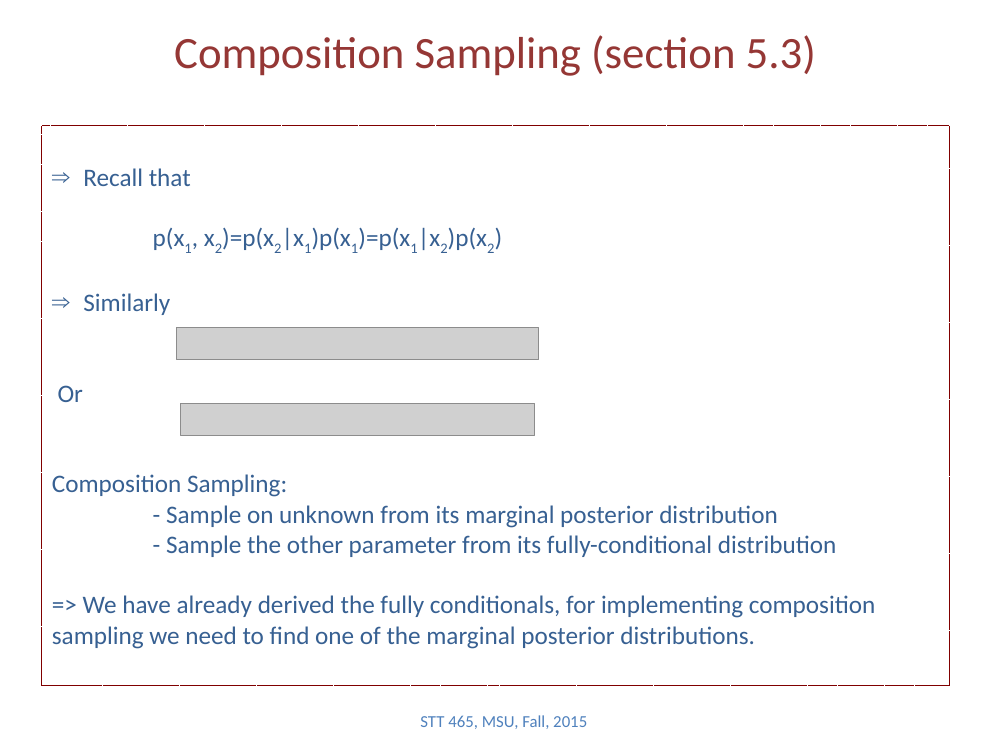
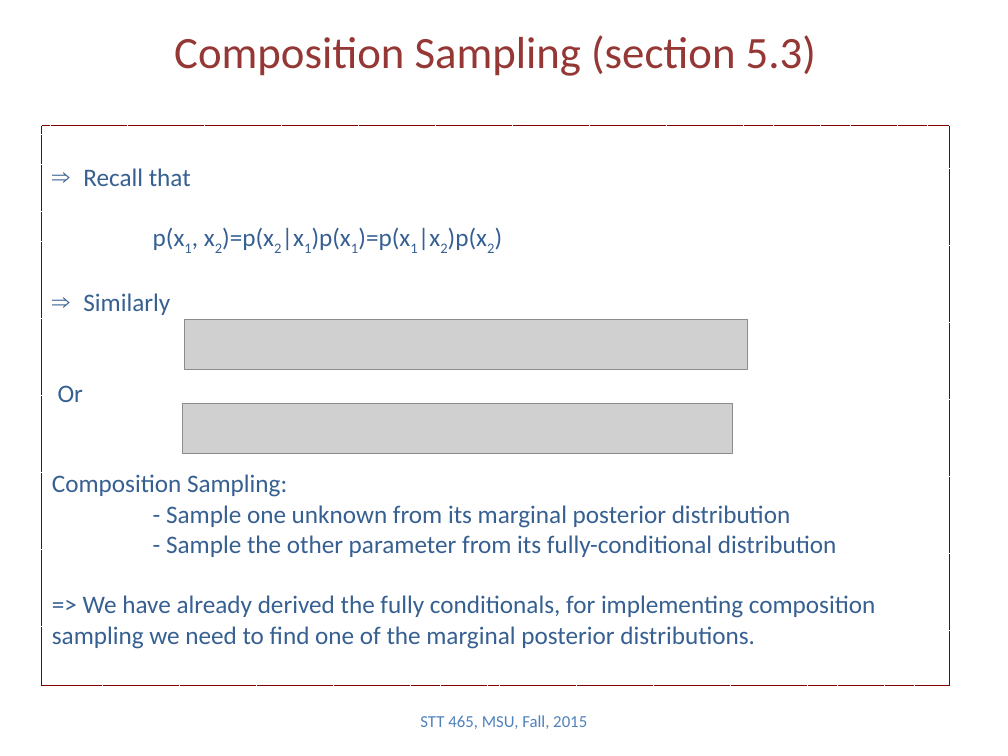
Before and after one commit to Boukos/STT465, a slide deck: slide 12 of STT465_5.pptx. Drawn at 1008x756 pixels with LibreOffice and Linux fonts; fonts in the diff are those of the drawing; grey boxes stand for pictures. Boxes give left, top, right and bottom in pixels: in the first picture for what was removed or moved away, otherwise in the second. Text is boxed around its words. In the diff, an @@ line names an element or a change of style, - is before the commit and + after.

```diff
--- a/STT465_5.pptx
+++ b/STT465_5.pptx
@@ picture: place and size @@
-picture at [176,328,539,360]
+picture at [184,320,748,370]
@@ picture: place and size @@
-picture at [180,403,534,435]
+picture at [182,403,733,454]
@@ text in rectangle at [166,505,790,528]: text changed @@
-- Sample on unknown from its marginal posterior distribution
+- Sample one unknown from its marginal posterior distribution
```
Also in this commit, not shown: 9 other slides changed, 2 other files.
